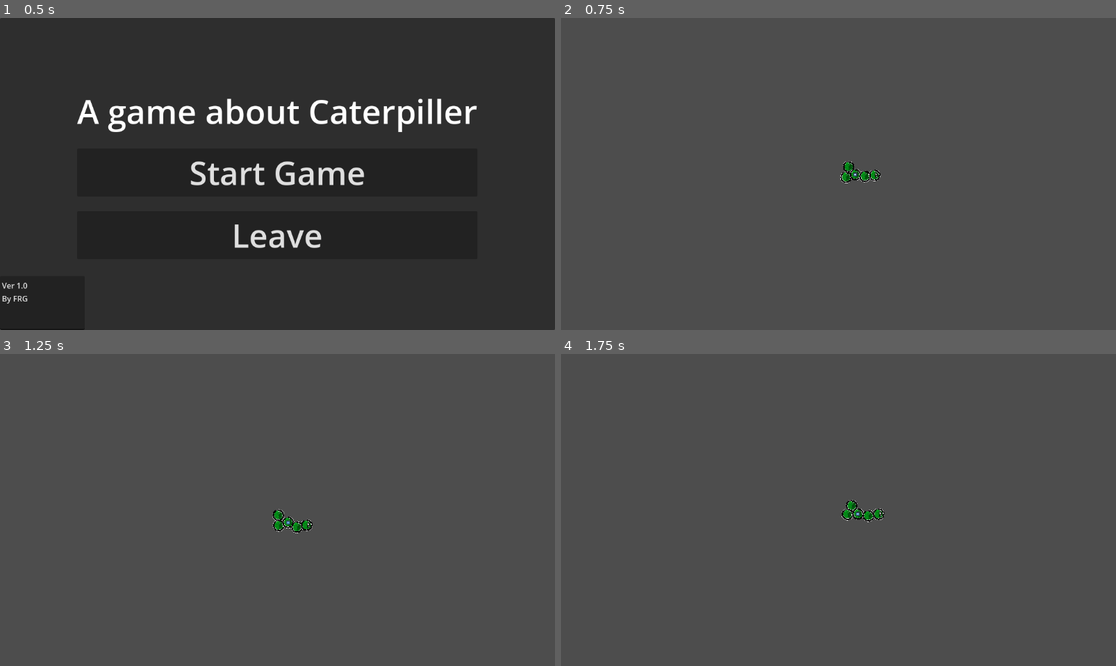
Above: before the commit, frames 1-4 (two rows, left to right).
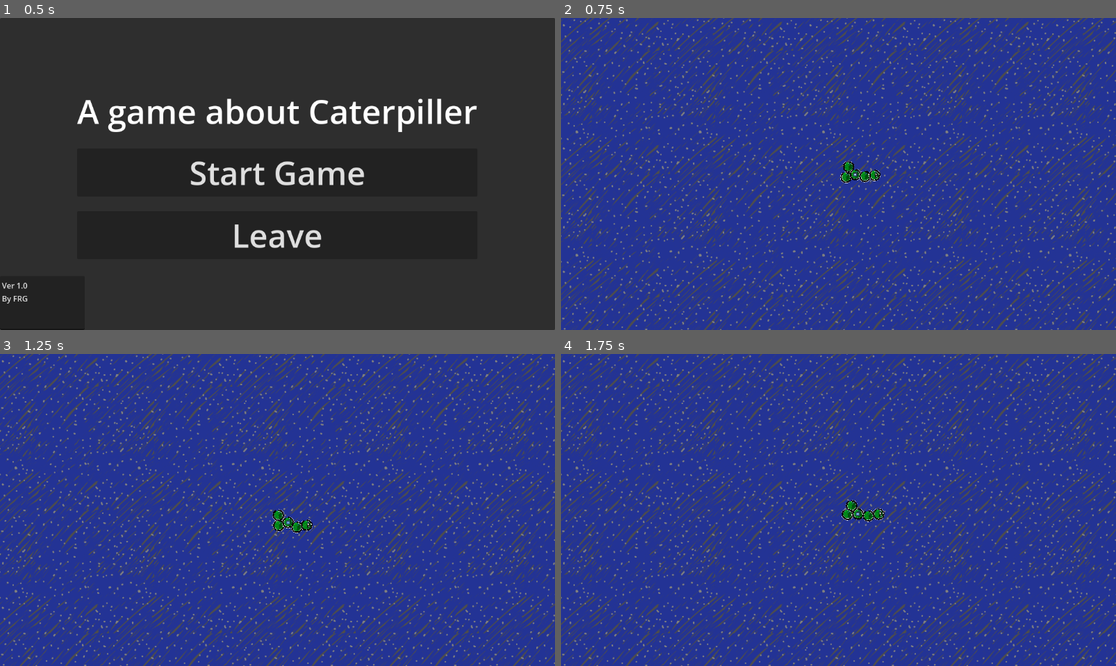
Above: after the commit, the same moments.

Repository: LoreNyanski/totem_gamejam_26
Game: Godot game, scene res://Scenes/mainMenu.tscn
The game is run twice, just before and just after one commit, with the same random seed, the same clock (stepped at 60 frames per second) and the same inputs. The engine's default icon, where the game draws it, is replaced by a stand-in: a white triangle on a blue panel in a dark square.
Inputs (mouse positions are in pixels of both pictures, inside the frame that each line leads up to):
- Up to frame 1 (0.5 s): no input
- Up to frame 2 (0.75 s): click "Start Game" at 0.5 s
- Up to frame 3 (1.25 s): no input
- Up to frame 4 (1.75 s): move the mouse to (866, 510) at 1.27 s; hold P (blows up) from 1.28 s (still down); tap A (Grip1) at 1.35 s

Frame 1 is identical in both runs. In frame 2, 95% of the frame differs, in the area x 0-100%, y 0-100%; in frame 3, 95%; in frame 4, 95%.
Error in both runs: Cannot call method 'change_scene_to_file' on a null value. (res://Scripts/cater_the_pillar.gd:26)

Commit message:
man of many textures

Diff:
--- a/Scenes/cater_the_pillar.tscn
+++ b/Scenes/cater_the_pillar.tscn
@@ -6,6 +6,7 @@
 [ext_resource type="Texture2D" uid="uid://ccw5u862u2hiu" path="res://icon.svg" id="4_8fp46"]
 [ext_resource type="Texture2D" uid="uid://2ctfj1nwt5a6" path="res://Assests/eyes.png" id="5_rrfg7"]
 [ext_resource type="Script" uid="uid://cytxqu03wpx1s" path="res://Scripts/camera.gd" id="6_rrfg7"]
+[ext_resource type="Texture2D" uid="uid://1x1tetpeffi4" path="res://Assests/sky_repeatable.png" id="8_jlkxo"]
 
 [node name="CaterThePillar" type="Node2D" unique_id=1528928944 node_paths=PackedStringArray("segments")]
 script = ExtResource("1_65wgl")
@@ -51,6 +52,13 @@
 script = ExtResource("6_rrfg7")
 followed_node = NodePath("../CharacterBody2D3")
 
+[node name="Sprite2D" type="Polygon2D" parent="Camera2D" unique_id=1003655267]
+modulate = Color(1, 1, 1, 0.5372549)
+z_index = -5
+texture_repeat = 2
+texture = ExtResource("8_jlkxo")
+polygon = PackedVector2Array(-586, 329, -583, -331, 591, -331, 585, 334)
+
 [connection signal="released_grip" from="CharacterBody2D" to="." method="set_saved_velocity"]
 [connection signal="released_grip" from="CharacterBody2D2" to="." method="set_saved_velocity"]
 [connection signal="released_grip" from="CharacterBody2D3" to="." method="set_saved_velocity"]
Binary file added: Assests/leaf_repeating.png
Not shown, added: Assests/leaf_repeating.png.import
Binary file added: Assests/moist_repeating.png
Not shown, added: Assests/moist_repeating.png.import
Binary file added: Assests/rock_repeating.png
Not shown, added: Assests/rock_repeating.png.import
Binary file added: Assests/sky_repeatable.png
Not shown, added: Assests/sky_repeatable.png.import
Not shown, added: Assests/project/leaf_repeating.kra
Not shown, added: Assests/project/moist_repeating.kra
Not shown, added: Assests/project/rock_repeating.kra
Not shown, added: Assests/project/sky_repeatable.kra
(and 2 more such lines)
